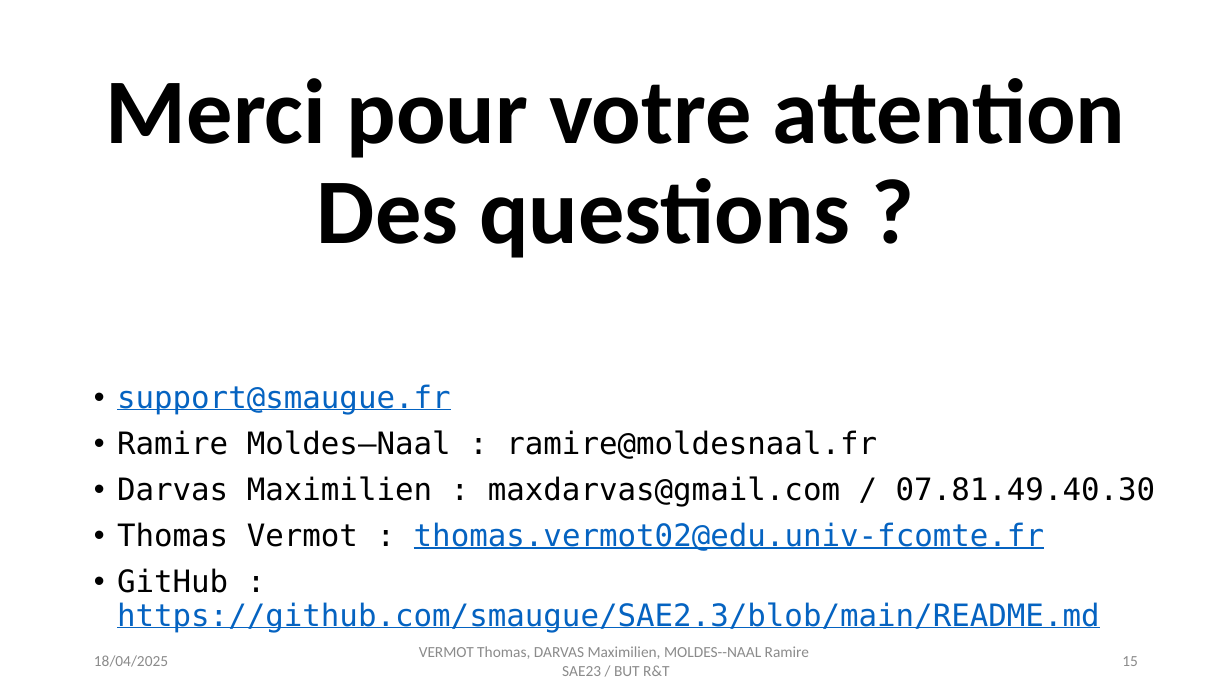
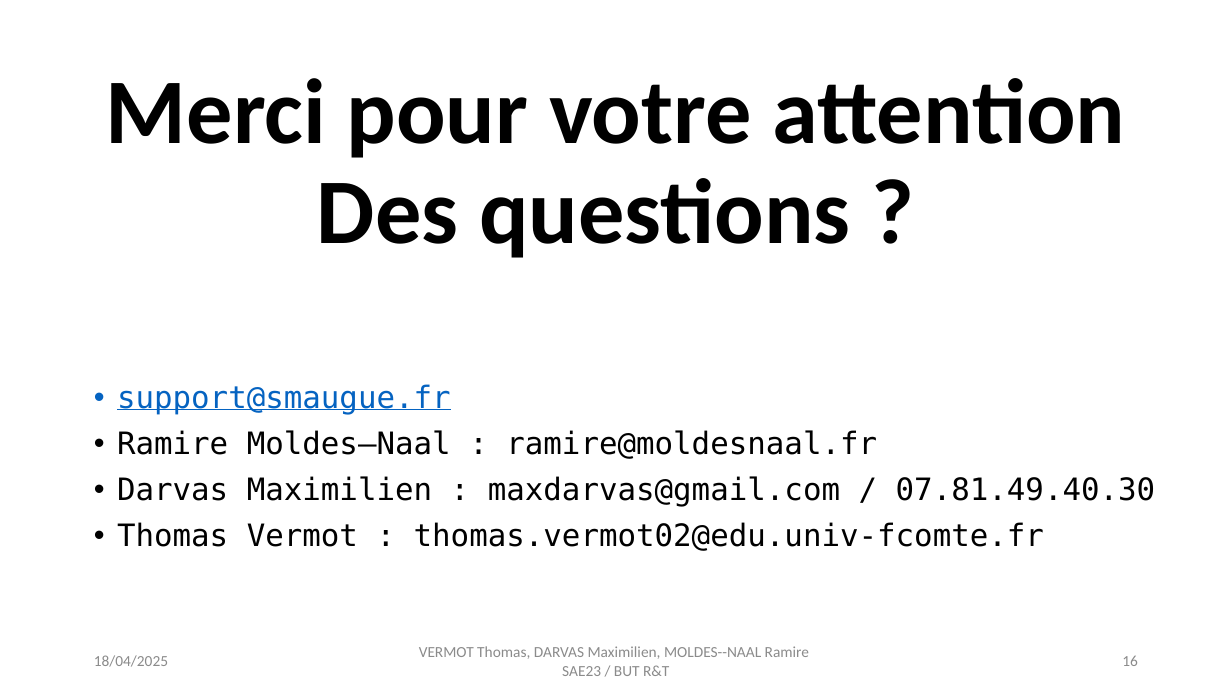
Before and after one commit to smaugue/SAE2.3, a slide deck: slide 16 of Présenation 2.3.pptx (slide 15 before the commit). Drawn at 1232x693 pixels with LibreOffice and Linux fonts; fonts in the diff are those of the drawing. Boxes give left, top, right and bottom in pixels: in the first picture for what was removed or moved away, otherwise in the second. Text is boxed around its words. In the diff, an @@ line names an element or a change of style, - is before the commit and + after.

```diff
--- a/Présenation 2.3.pptx
+++ b/Présenation 2.3.pptx
@@ text "support@smaugue.fr" at [117,384,1156,551]: text colour #0563C1 to #000000, underline off in "thomas.vermot02@edu.univ-fcomte.fr" @@
@@ text at [117,568,1100,632]: paragraph removed @@
-• GitHub : https://github.com/smaugue/SAE2.3/blob/main/README.md
@@ page number at [1122,655,1138,666]: text changed @@
-15
+16
```
Also in this commit, not shown: 8 other slides changed, 1 slide added.
